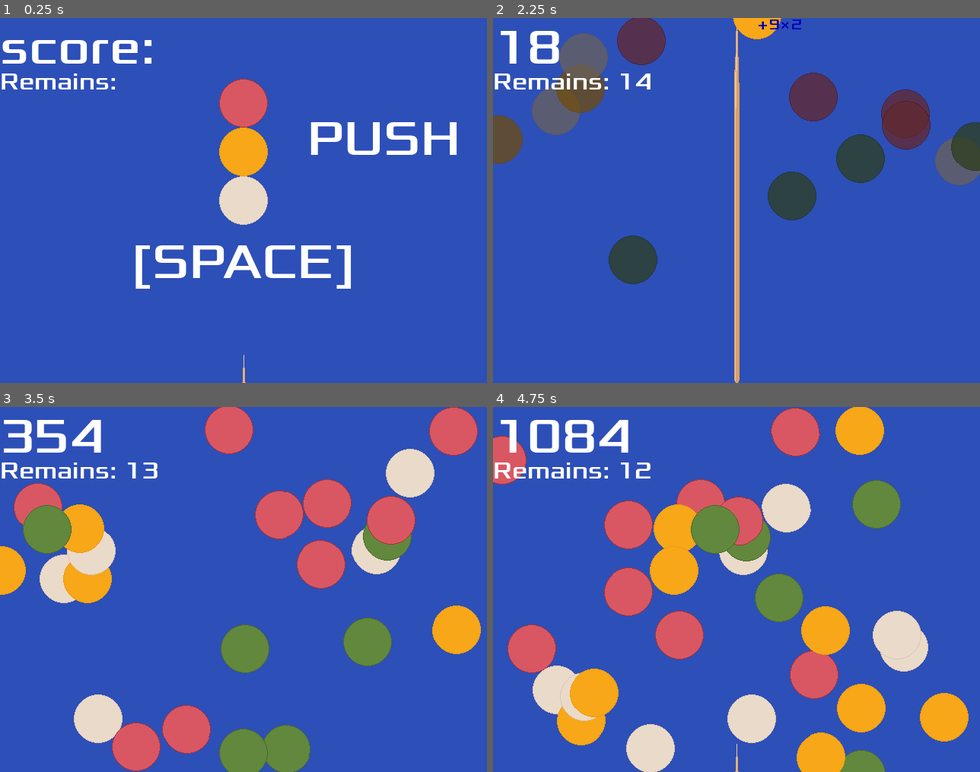
Above: before the commit, frames 1-4 (two rows, left to right).
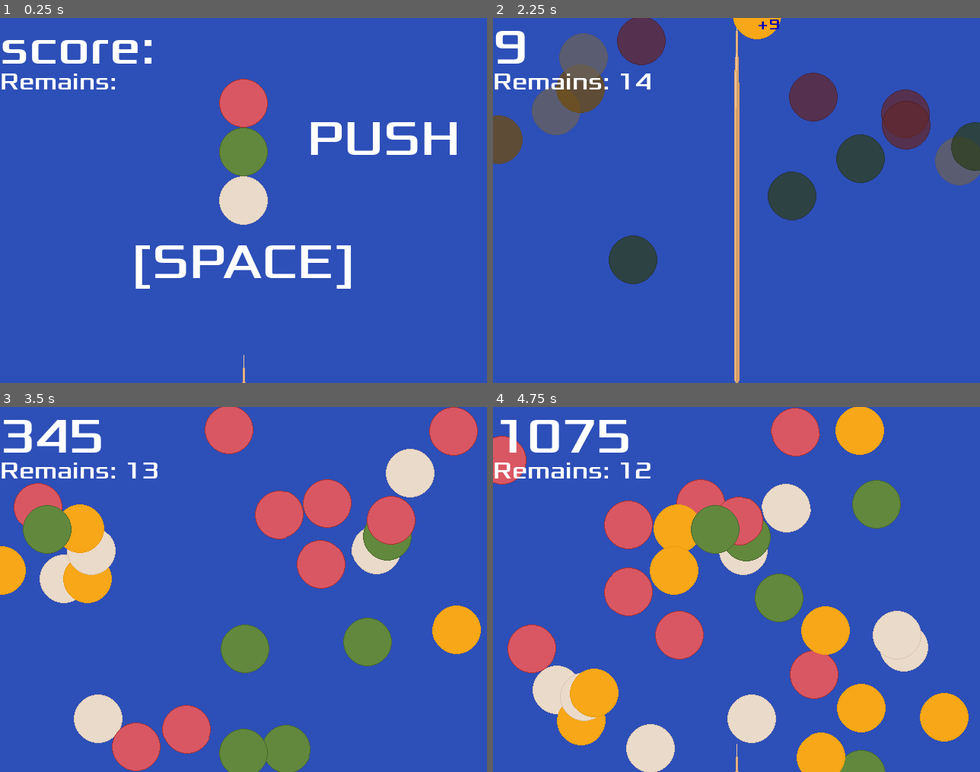
Above: after the commit, the same moments.

Repository: zundouz/ldjam54_odango
Game: Godot game, scene res://main.tscn
Two runs of this game, one before a commit and one after it. Both use one fixed random seed, a clock stepped at 60 frames per second and the inputs below.
Inputs (mouse positions are in pixels of both pictures, inside the frame that each line leads up to):
- Up to frame 1 (0.25 s): no input
- Up to frame 2 (2.25 s): tap Space (space) at 0.5, 2.1 s; move the mouse to (843, 182) at 0.52 s; hold Up (move_up) 0.53-1.28 s; tap Enter (enter) at 0.6 s; move the mouse to (639, 218) at 1.27 s; click (639, 218) at 1.35 s; move the mouse to (785, 120) at 2.02 s; hold Up (move_up) from 2.03 s (still down)
- Up to frame 3 (3.5 s): keep holding Up (move_up); move the mouse to (219, 662) at 2.77 s; tap W (w_key) at 2.85 s
- Up to frame 4 (4.75 s): move the mouse to (882, 644) at 3.52 s; release Up (move_up) at 3.53 s; tap Enter (enter) at 3.6 s; move the mouse to (590, 534) at 4.27 s; click (590, 534) at 4.35 s

The runs differ from the first frame. In frame 1, 1.0% of the frame differs, in the area x 45-55%, y 30-44%; in frame 2, 0.8%; in frame 3, 0.7%; in frame 4, 0.7%.

Commit message:
fix: タイトルでボーナス弾が出ることの防止

Diff:
--- a/odango.gd
+++ b/odango.gd
@@ -30,8 +30,13 @@
 		$AnimatedSprite2D.set_animation("green")
 		odango_type = MyGlobal.odango_type_enum.GREEN
 	else:
-		$AnimatedSprite2D.set_animation("bonus")
-		odango_type = MyGlobal.odango_type_enum.BONUS
+		if MyGlobal.game_state == MyGlobal.game_state_type.Title:
+			# タイトル画面ではボーナス団子が出てほしくないので、置き換え
+			$AnimatedSprite2D.set_animation("green")
+			odango_type = MyGlobal.odango_type_enum.GREEN
+		else:
+			$AnimatedSprite2D.set_animation("bonus")
+			odango_type = MyGlobal.odango_type_enum.BONUS
 
 	$AnimatedSprite2D.play()
 
